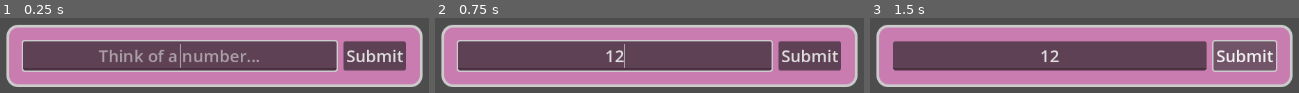
Above: before the commit, frames 1-3 (left to right).
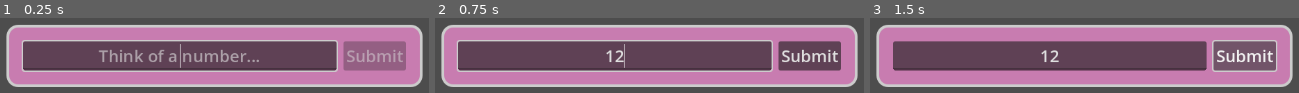
Above: after the commit, the same moments.

Repository: phrasmotica/think-of-a-number
Game: Godot game, scene res://scenes/game.tscn
Same seed, same stepped clock (60 frames per second), same inputs: the game is played once before the commit and once after it.
Inputs (mouse positions are in pixels of both pictures, inside the frame that each line leads up to):
- Up to frame 1 (0.25 s): no input
- Up to frame 2 (0.75 s): click (615, 56) at 0.52 s; type "12" at 0.6 s
- Up to frame 3 (1.5 s): click "Submit" at 1.25 s

The runs differ from the first frame. In frame 1, 5.5% of the frame differs, in the area x 79-95%, y 30-71%; in frame 2, nothing differs; in frame 3, nothing differs.

Commit message:
Generate random number on game start. Print whether the player's guess was correct to the console

Diff:
--- a/scenes/answer_panel.tscn
+++ b/scenes/answer_panel.tscn
@@ -34,6 +34,10 @@
 drag_and_drop_selection_enabled = false
 caret_blink = true
 
-[node name="Button" type="Button" parent="MarginContainer/HBoxContainer"]
+[node name="SubmitButton" type="Button" parent="MarginContainer/HBoxContainer"]
+unique_name_in_owner = true
 layout_mode = 2
 text = "Submit"
+
+[connection signal="text_submitted" from="MarginContainer/HBoxContainer/AnswerInput" to="." method="_on_answer_input_text_submitted"]
+[connection signal="pressed" from="MarginContainer/HBoxContainer/SubmitButton" to="." method="_on_submit_button_pressed"]
--- a/scenes/game.tscn
+++ b/scenes/game.tscn
@@ -1,8 +1,11 @@
-[gd_scene load_steps=2 format=3 uid="uid://bf1jcgnoh4v45"]
+[gd_scene load_steps=3 format=3 uid="uid://bf1jcgnoh4v45"]
 
+[ext_resource type="PackedScene" uid="uid://m5dffj8my3kp" path="res://scenes/game_manager.tscn" id="1_0tytt"]
 [ext_resource type="PackedScene" uid="uid://gksavxrlke4t" path="res://scenes/answer_panel.tscn" id="1_jftse"]
 
 [node name="Game" type="Node2D"]
+
+[node name="GameManager" parent="." instance=ExtResource("1_0tytt")]
 
 [node name="CanvasLayer" type="CanvasLayer" parent="."]
 
@@ -21,3 +24,5 @@
 
 [node name="AnswerPanel" parent="CanvasLayer/CenterContainer/MarginContainer" instance=ExtResource("1_jftse")]
 layout_mode = 2
+
+[connection signal="submit_answer" from="CanvasLayer/CenterContainer/MarginContainer/AnswerPanel" to="GameManager" method="_on_answer_panel_submit_answer"]
--- /dev/null
+++ b/scenes/game_manager.tscn
@@ -0,0 +1,6 @@
+[gd_scene load_steps=2 format=3 uid="uid://m5dffj8my3kp"]
+
+[ext_resource type="Script" path="res://scripts/game_manager.gd" id="1_o673p"]
+
+[node name="GameManager" type="Node"]
+script = ExtResource("1_o673p")
--- a/scripts/answer_panel.gd
+++ b/scripts/answer_panel.gd
@@ -3,5 +3,39 @@
 @onready
 var answer_input: LineEdit = %AnswerInput
 
+@onready
+var submit_button: Button = %SubmitButton
+
+signal submit_answer(answer: int)
+
 func _ready():
+	answer_input.text_changed.connect(
+		func(new_text: String):
+			if new_text.is_empty():
+				submit_button.disabled = true
+				return
+
+			if new_text.is_valid_int():
+				submit_button.disabled = false
+			else:
+				submit_button.disabled = true
+				print("Input text is not a valid integer!")
+	)
+
 	answer_input.grab_focus()
+
+	submit_button.disabled = true
+
+func submit_from_text(text: String):
+	if not text.is_valid_int():
+		print("Answer is not a valid integer!")
+		return
+
+	var answer := int(text)
+	submit_answer.emit(answer)
+
+func _on_answer_input_text_submitted(new_text: String):
+	submit_from_text(new_text)
+
+func _on_submit_button_pressed():
+	submit_from_text(answer_input.text)
--- /dev/null
+++ b/scripts/game_manager.gd
@@ -0,0 +1,17 @@
+extends Node
+
+var secret_number: int
+
+func _ready():
+    secret_number = randi_range(1, 100)
+
+    print("The secret number is " + str(secret_number))
+
+func submit_answer(answer: int):
+    if answer == secret_number:
+        print("You win!")
+    else:
+        print("Try again.")
+
+func _on_answer_panel_submit_answer(answer: int):
+    submit_answer(answer)
